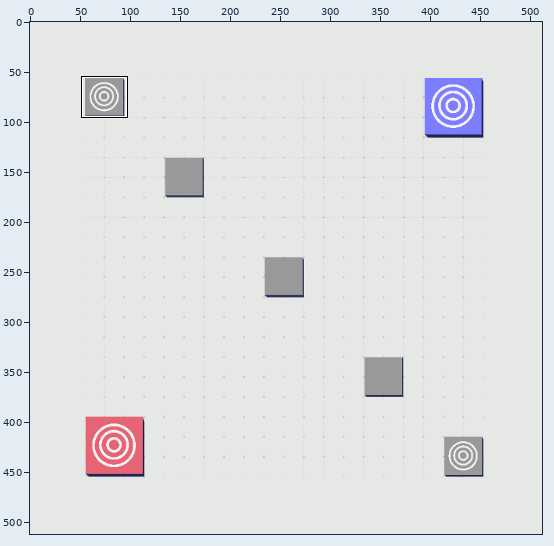
One commit to this sprite sheet: Assets/Resources/Sprites/_diagonal.png. The picture above shows the old version from afar; the outline marks the close-up.
Close-up. The starting point:
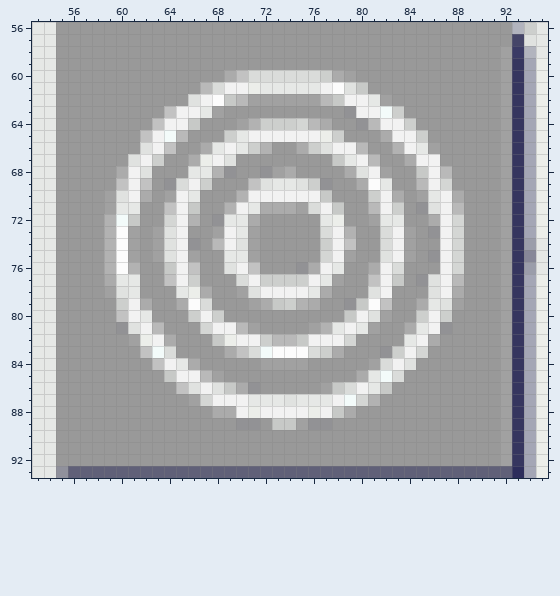
The file is 512x512 pixels. Colours within 5 levels of each other are drawn and written as one. Shown: x 53..95, y 56..93. The commit also changed other parts of the picture, which this record leaves out.
Now the later version:
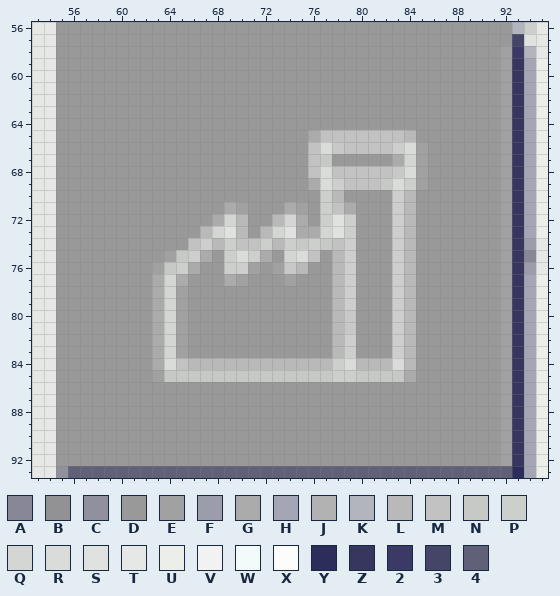
Palette (. is transparent): A #878798  B #929295  C #90919c  D #999999  E #a1a1a1  F #9b9daa  G #ababab  H #a4a6b5  J #b2b2b2  K #b2b4be  L #b9b9b9  M #c2c2c2  N #c7c9c7  P #cdcfcd  Q #d4d6d4  R #dadcda  S #e0e2e0  T #e6e8e6  U #eceeea  V #f2f2f2  W #f3fbfa  X #fcfcfc  Y #2d2d5b  Z #36365f  2 #3a3a65  3 #454568  4 #606078
Edits made:
Changed rows in their new state; - is an unchanged pixel.
first column x 59:
60 ----------DDDDDDDDDDD---------
61 --------DDDDDDDDDDDDDD--------
62 -------DDDDDDDDDDDDDDDDD------
63 -----DDDDD----------DDDDD-----
64 ----DDDD---DDDDDDDD--DDDDD----
65 ---DDDD---DDDDDDDGMMMMMMMLD---
66 ---DDD--DDDDDD--DMRNMMMMPRED--
67 --DDD--DDDD------MNDDDD-GQED--
68 -DDD---DDDD--DDD-MRMMMMMNREDD-
69 -DDD-DDDD---DDDDDGRPMMMNRPEDD-
70 DDDD-DDD---DDDDDDDPL--DDPLDDDD
71 DDD--DDD--GEDDD--DPMG-DD-LDDDD
72 DDD--DDD-GQLD-LQG-PSP-DDPL-DDD
73 DDD-DDD-LQSLDLQSGGQSP--DPL-DDD
74 DDD-DDDMP-PMMPLPNPNMP--DPL--DD
75 DDD-DENPG-PRPG-QRMDLP--DPL-DDD
76 DDD-E-PG--PPE-ENLDDLP-DDPL--DD
77 DDD-GQGD--GEDDDEDDDLP-DDPLDDDD
78 DDD-GQEDD--DDDDDDDDLP-DDPL-DDD
79 -DDDGQEDD---DDDDDD-LPDDDPLDDDD
80 -DDDGQEDDD---------L-DDDPLDDD-
81 -DDDGQE-DDDDD----DDLNDD-PLDDD-
82 --DDGQE--DDDDDDDDDDLP---PLDD--
83 ---DGQE---DDDDDDDDDLP--D-LD---
84 ----GRMLLLLLLLLLLLLPRLLLRL----
85 ----E-NNNNNNNNNNNNNPPNNNNG----
86 ------DDDDDDD-----DDDDDD------
87 -------DDDDDDDDDDDDDDDD-------
88 ---------DDDDDDDDDDDD---------
89 -----------DD-DDDDD-----------
Changed places in both close-ups, as pixel boxes (x1, y1, x2, y2):
changed: (104, 70, 464, 430)
